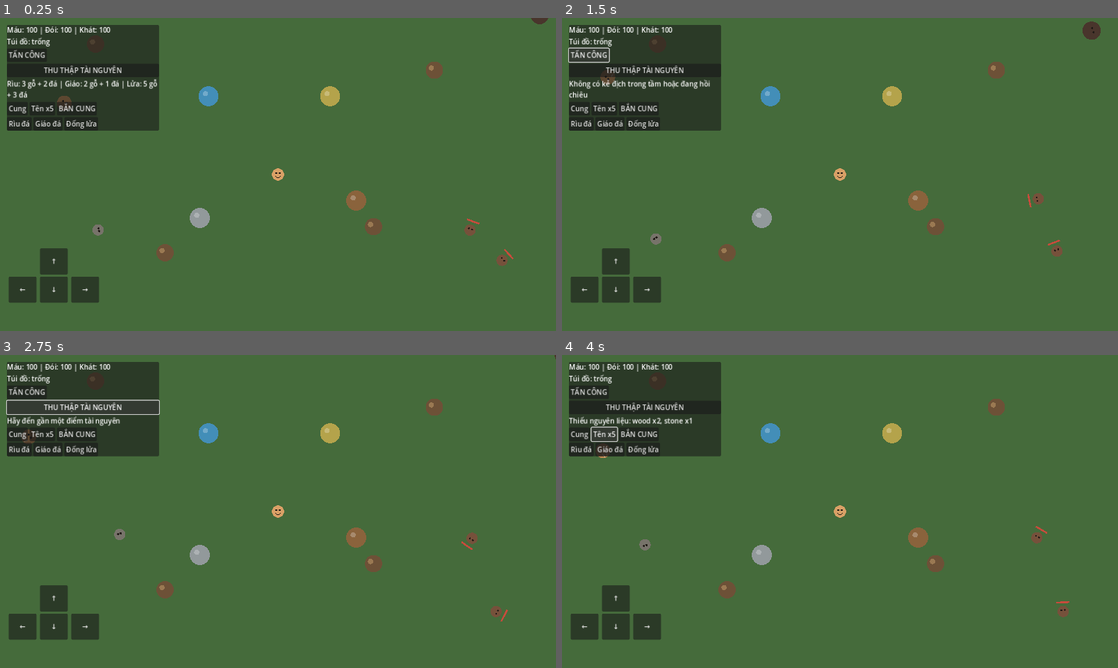
Above: before the commit, frames 1-4 (two rows, left to right).
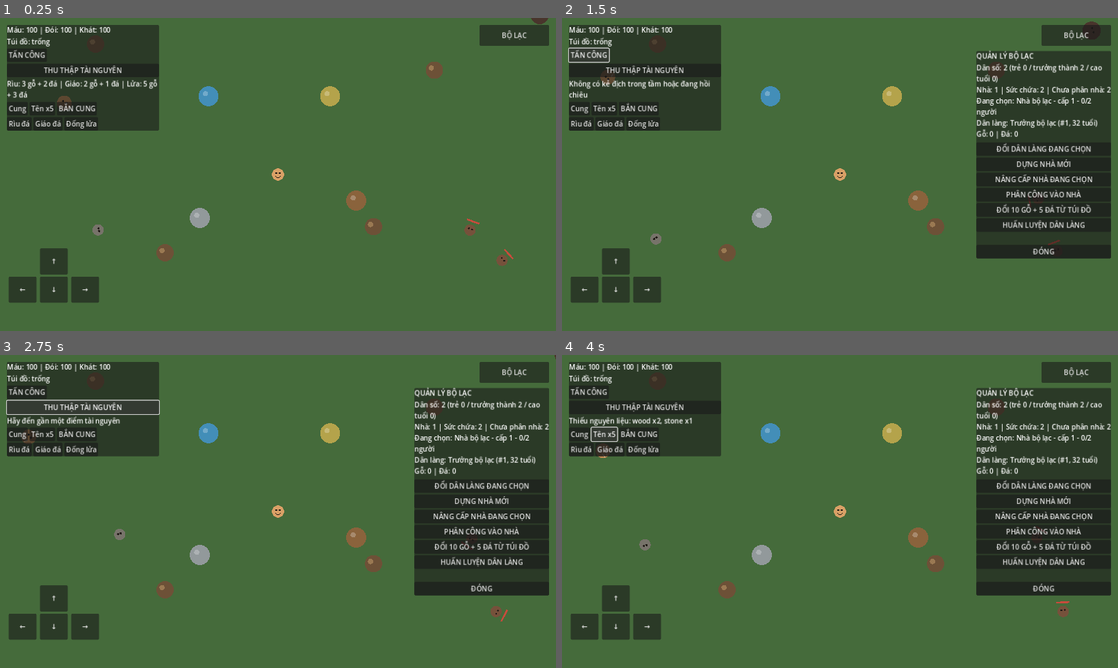
Above: after the commit, the same moments.

Repository: khanhhkt8-hub/Bo-Lac-Tien-Su.
Game: Godot game, scene res://Scenes/Main.tscn
Two runs of this game, one before a commit and one after it. Both use one fixed random seed, a clock stepped at 60 frames per second and the inputs below.
Inputs (mouse positions are in pixels of both pictures, inside the frame that each line leads up to):
- Up to frame 1 (0.25 s): no input
- Up to frame 2 (1.5 s): click (1073, 36) at 0.5 s, where only the run after the commit has a clickable "BỘ LẠC"; click "TẤN CÔNG" at 1.25 s
- Up to frame 3 (2.75 s): click "THU THẬP TÀI NGUYÊN" at 2 s
- Up to frame 4 (4 s): click "Cung" at 2.75 s; click "Tên x5" at 3.5 s

The runs differ from the first frame. In frame 1, 0.8% of the frame differs, in the area x 86-99%, y 2-9%; in frame 2, 17%; in frame 3, 17%; in frame 4, 17%, in the area x 74-99%, y 2-77%.

Commit message:
Integrate mobile tribe management controls into survival HUD

Diff:
--- a/Scripts/UI/SurvivalHUD.gd
+++ b/Scripts/UI/SurvivalHUD.gd
@@ -9,6 +9,7 @@
 var _stats: SurvivalStats
 var _inventory: InventorySystem
 var _crafting: CraftingSystem
+var _tribe_panel: PanelContainer
 
 func _ready() -> void:
 	_player = get_node_or_null(player_path)
@@ -52,6 +53,7 @@
 	_add_craft_button(buttons, "Giáo đá", "stone_spear")
 	_add_craft_button(buttons, "Đống lửa", "campfire")
 	_create_mobile_movement_pad()
+	_create_tribe_management_button()
 
 	if _player != null:
 		_stats = _player.get("survival_stats") as SurvivalStats
@@ -132,3 +134,31 @@
 	for item_id in items:
 		parts.append("%s: %d" % [str(item_id), int(items[item_id])])
 	_inventory_label.text = "Túi đồ: " + " | ".join(parts)
+
+func _create_tribe_management_button() -> void:
+	var button := Button.new()
+	button.text = "BỘ LẠC"
+	button.position = Vector2(-176, 16)
+	button.anchor_left = 1.0
+	button.anchor_right = 1.0
+	button.offset_left = -176.0
+	button.offset_top = 16.0
+	button.offset_right = -16.0
+	button.offset_bottom = 64.0
+	button.pressed.connect(_toggle_tribe_panel)
+	add_child(button)
+	_tribe_panel = PanelContainer.new()
+	_tribe_panel.set_script(load("res://Scripts/UI/TribeManagementPanel.gd"))
+	_tribe_panel.position = Vector2(-326, 76)
+	_tribe_panel.anchor_left = 1.0
+	_tribe_panel.anchor_right = 1.0
+	_tribe_panel.offset_left = -326.0
+	_tribe_panel.offset_top = 76.0
+	_tribe_panel.offset_right = -16.0
+	_tribe_panel.offset_bottom = 420.0
+	_tribe_panel.visible = false
+	add_child(_tribe_panel)
+
+func _toggle_tribe_panel() -> void:
+	if _tribe_panel != null:
+		_tribe_panel.visible = not _tribe_panel.visible
